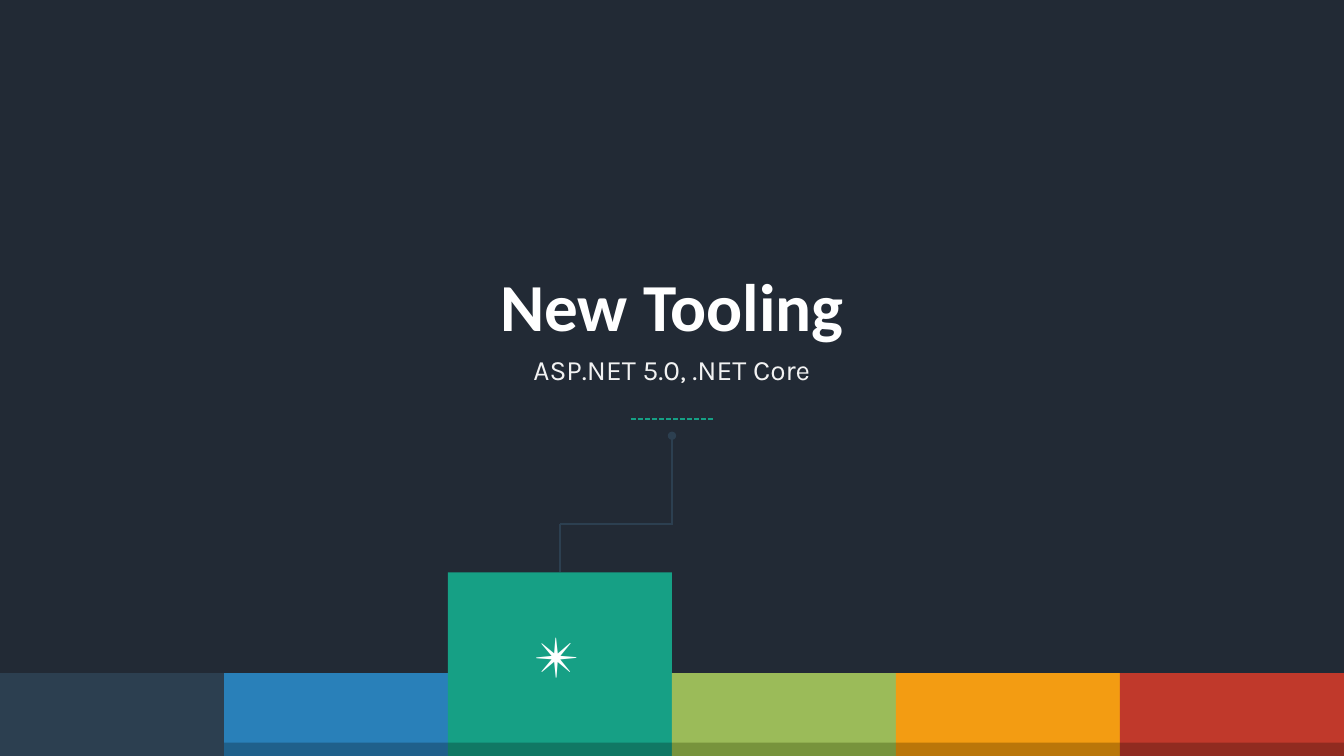
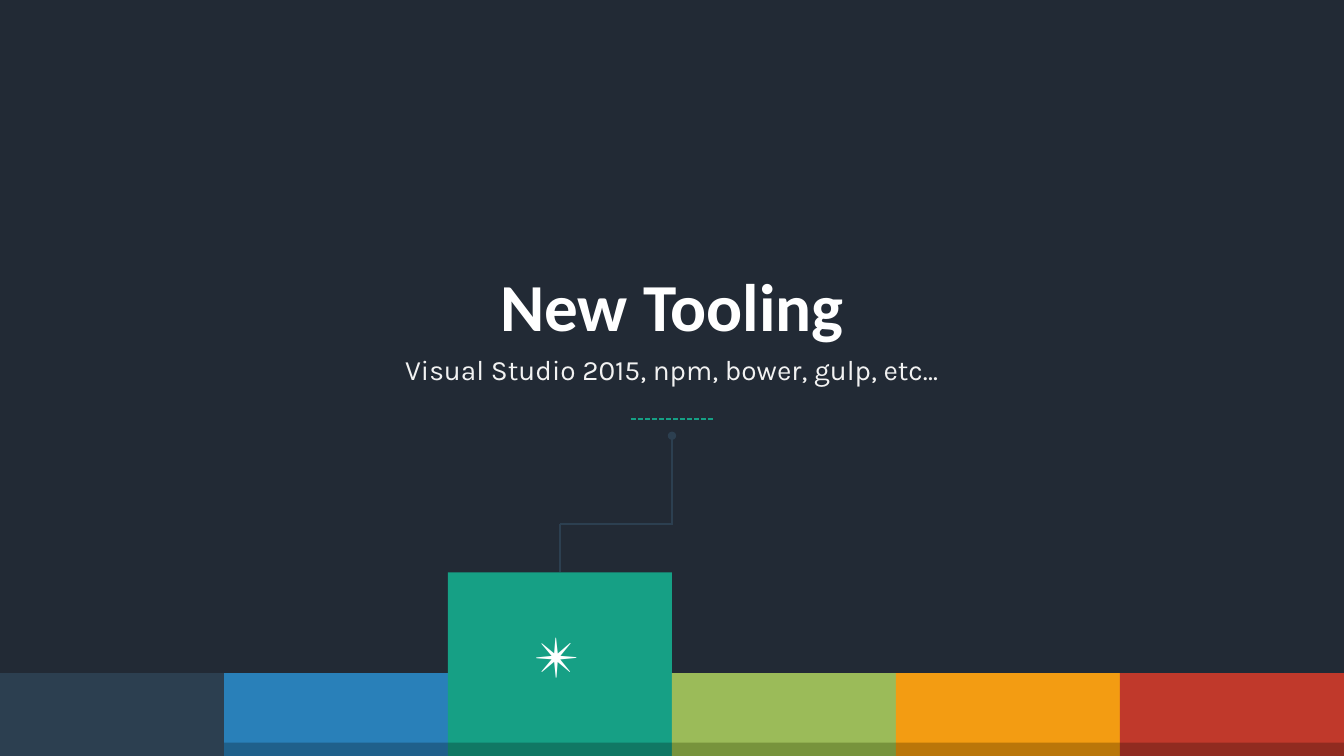
Before and after one commit to cabarney/MvcNextGen, a slide deck: slide 13 of Slides.pptx (slide 7 before the commit). Drawn at 1344x756 pixels with LibreOffice and Linux fonts; fonts in the diff are those of the drawing. Boxes give left, top, right and bottom in pixels: in the first picture for what was removed or moved away, otherwise in the second. Text is boxed around its words. In the diff, an @@ line names an element or a change of style, - is before the commit and + after.

```diff
--- a/Slides.pptx
+++ b/Slides.pptx
@@ text at box(405, 361, 939, 387): text changed @@
-ASP.NET 5.0, .NET Core
+Visual Studio 2015, npm, bower, gulp, etc…
```
Also in this commit, not shown: 6 other slides changed, 9 slides added, 2 slides removed.
